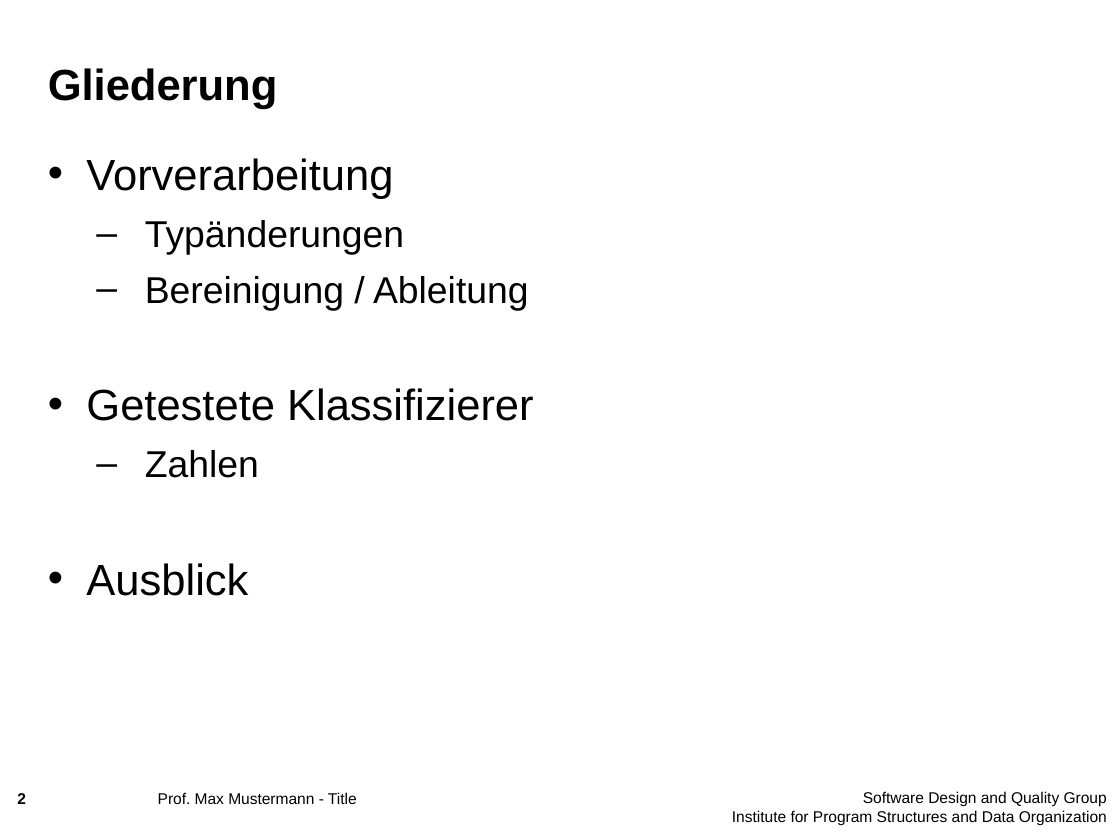
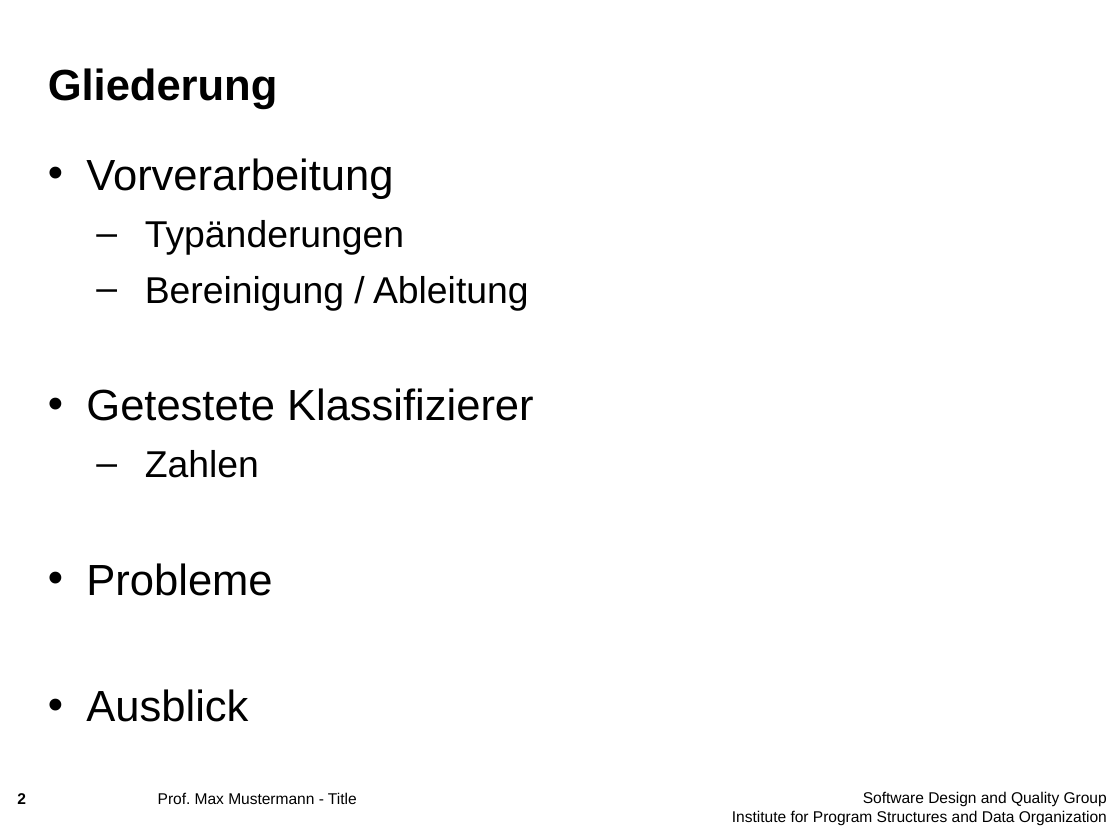
Before and after one commit to majdi14789/dwm10, a slide deck: slide 2 of Zwischenpräsentation/Zwischenstand.ppt. Drawn at 1120x840 pixels with LibreOffice and Linux fonts; fonts in the diff are those of the drawing; background and template pictures are left out. Boxes give left, top, right and bottom in pixels: in the first picture for what was removed or moved away, otherwise in the second. Text is boxed around its words. In the diff, an @@ line names an element or a change of style, - is before the commit and + after.

```diff
--- a/Zwischenpräsentation/Zwischenstand.ppt
+++ b/Zwischenpräsentation/Zwischenstand.ppt
@@ text at (86, 563, 272, 596): paragraph added @@
+• Probleme
```
Also in this commit, not shown: 5 other slides changed, 3 slides added.
